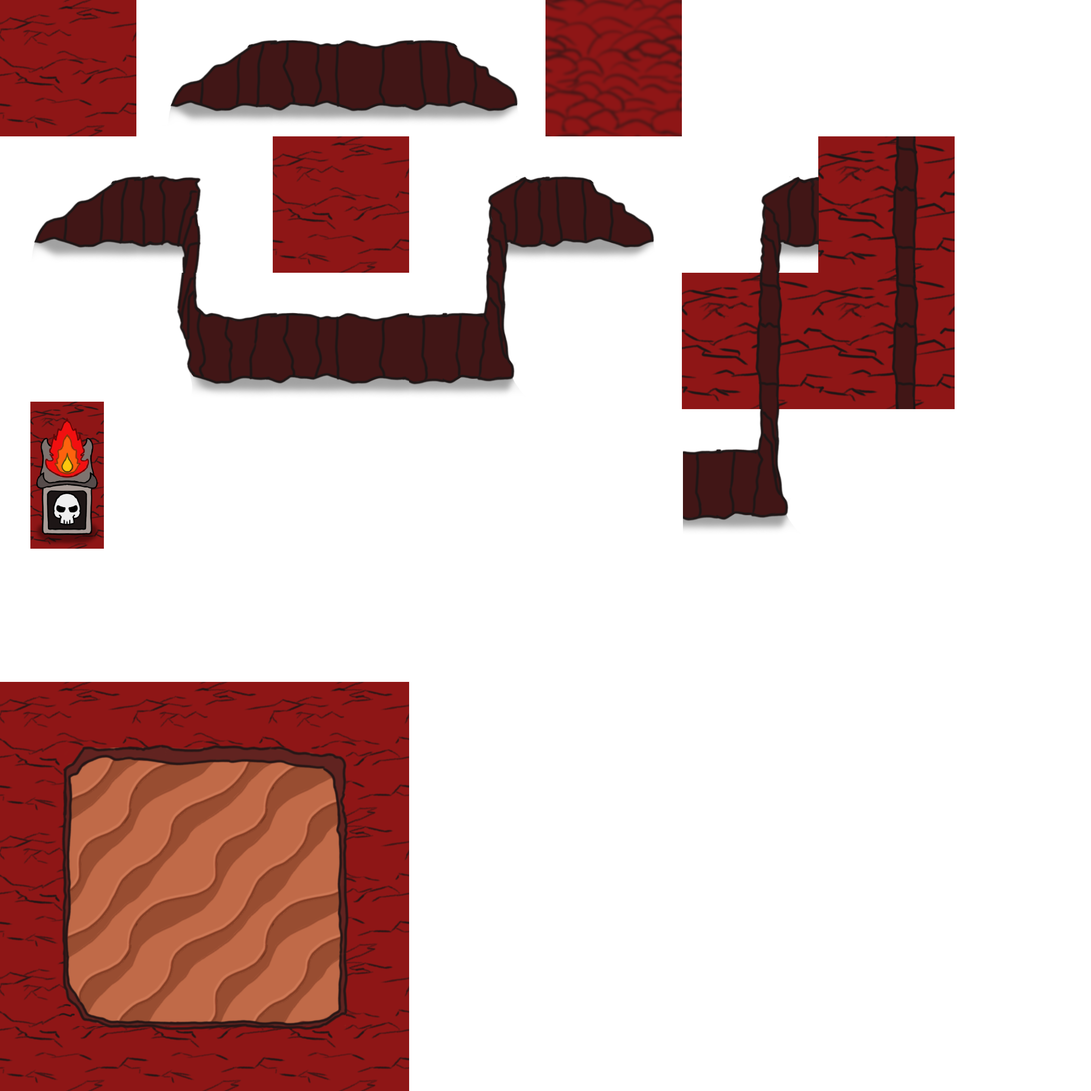
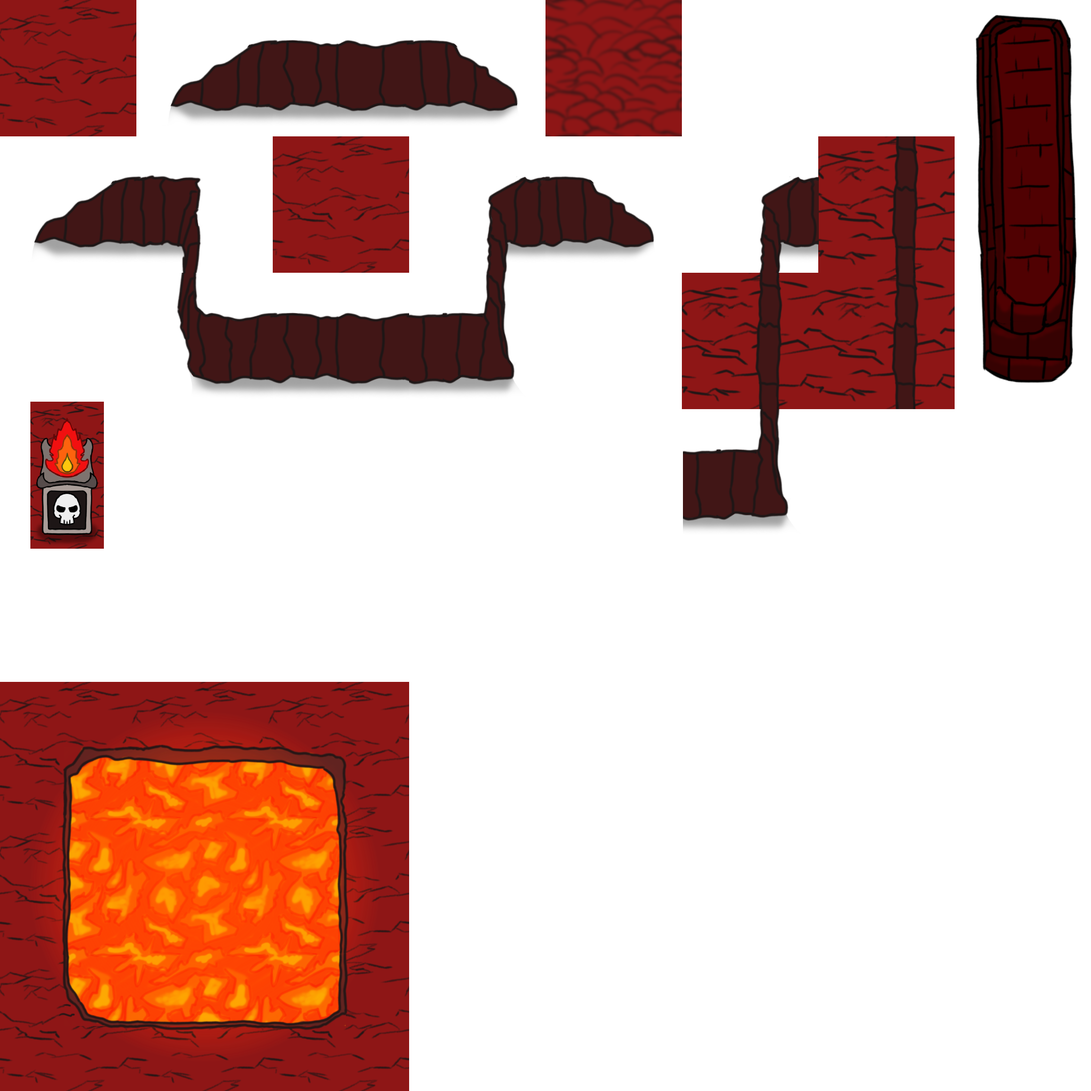
Layered file, before and after one edit (w=1091, h=1091). Changes by layer:
pixels changed over [30, 14, 1078, 1062] (layer not identified)
